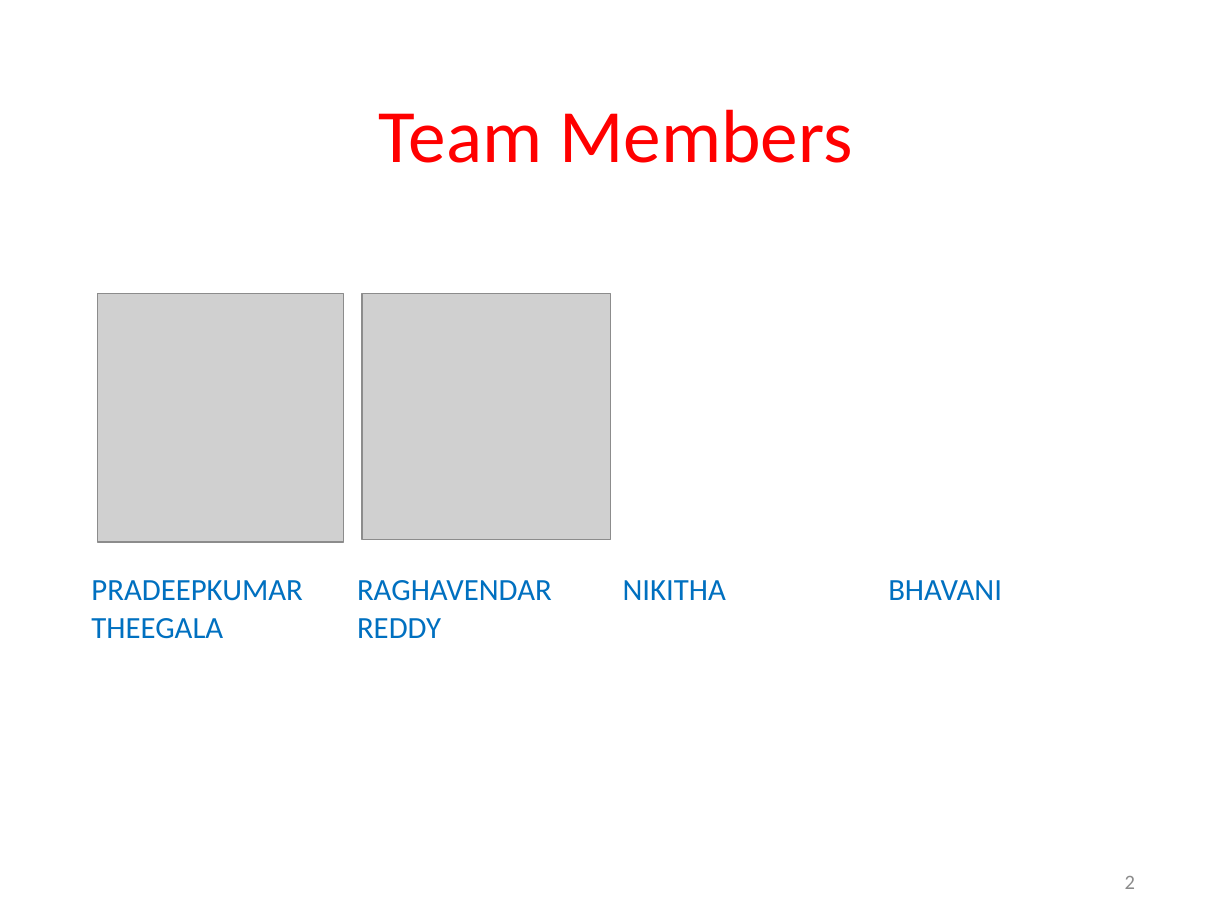
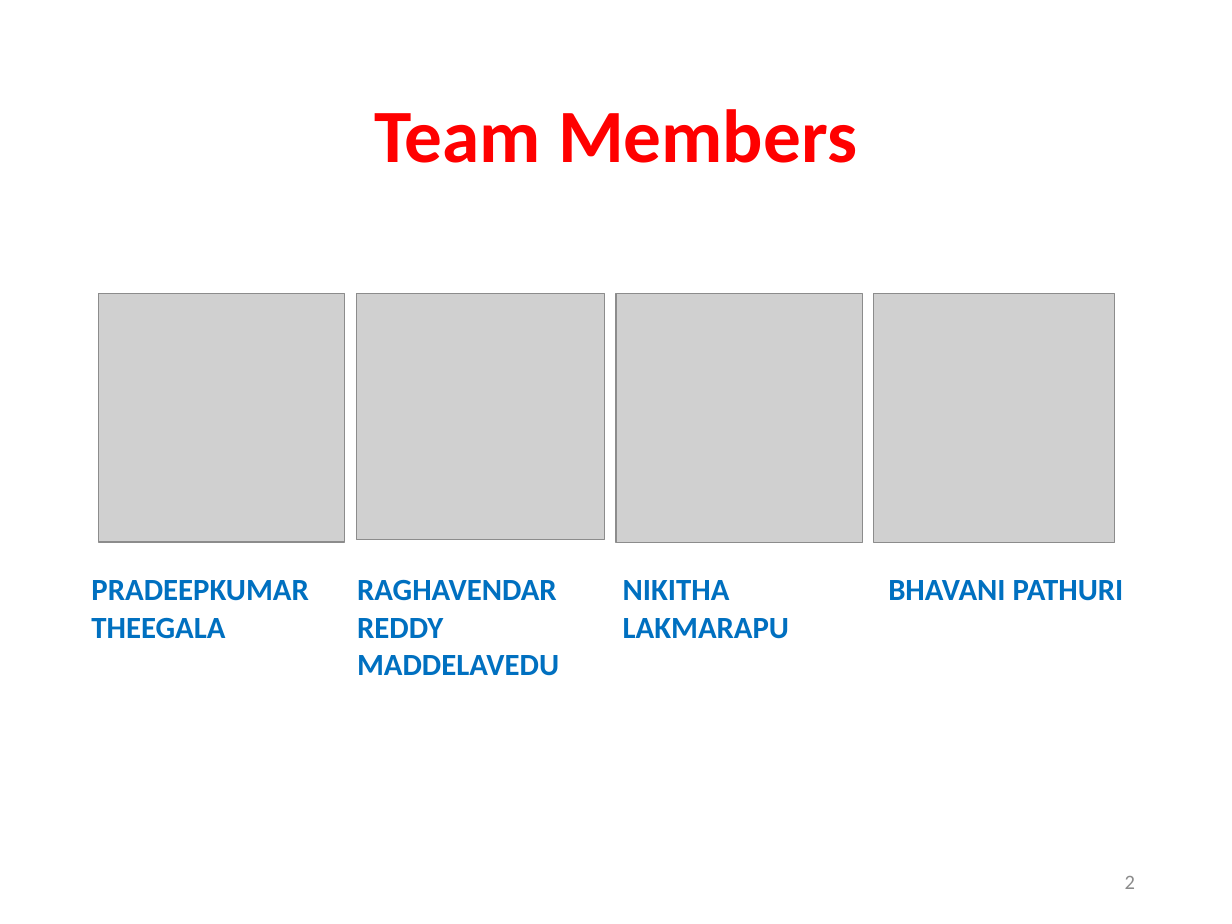
Before and after one commit to GallaPriyanka/routingExpressApp, a slide deck: slide 2 of docs/ws5.pptx. Drawn at 1232x924 pixels with LibreOffice and Linux fonts; fonts in the diff are those of the drawing; grey boxes stand for pictures. Boxes give left, top, right and bottom in pixels: in the first picture for what was removed or moved away, otherwise in the second. Text is boxed around its words. In the diff, an @@ line names an element or a change of style, - is before the commit and + after.

```diff
--- a/docs/ws5.pptx
+++ b/docs/ws5.pptx
@@ title "Team Members" at <box>374,109,857,163</box>: bold on @@
@@ table at <box>79,290,1143,687</box> @@
-row 2: PRADEEPKUMAR THEEGALA | RAGHAVENDAR REDDY | NIKITHA | BHAVANI
+row 2: PRADEEPKUMAR THEEGALA | RAGHAVENDAR REDDY MADDELAVEDU | NIKITHA LAKMARAPU | BHAVANI PATHURI
@@ bold on in "PRADEEPKUMAR THEEGALA" @@
@@ alignment left to justified @@
@@ picture: place and size @@
-picture at <box>362,293,611,540</box>
+picture at <box>356,293,605,540</box>
@@ picture added at <box>616,293,862,542</box> @@
@@ picture added at <box>873,293,1114,542</box> @@
```
Also in this commit, not shown: 15 other slides changed, 4 other files.
